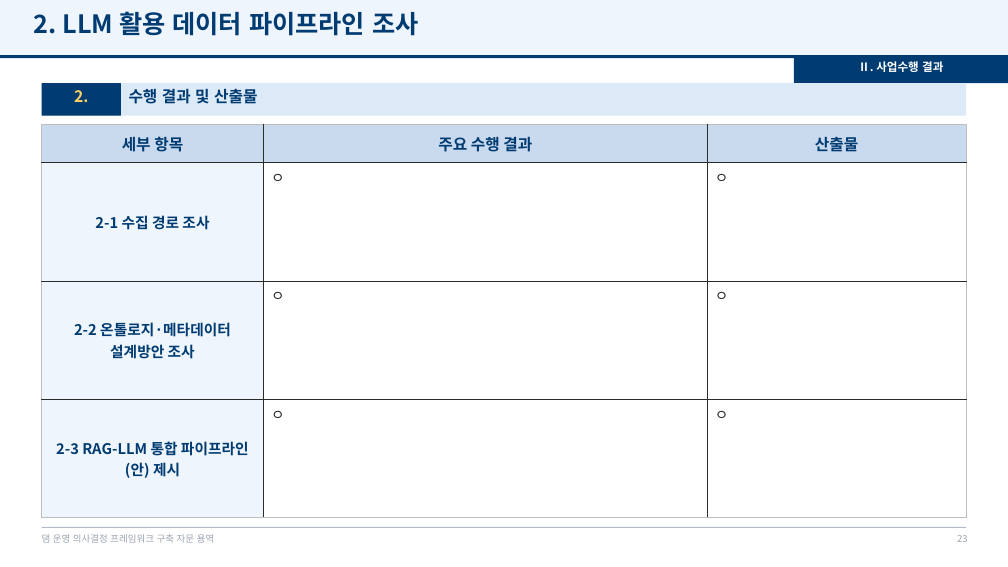
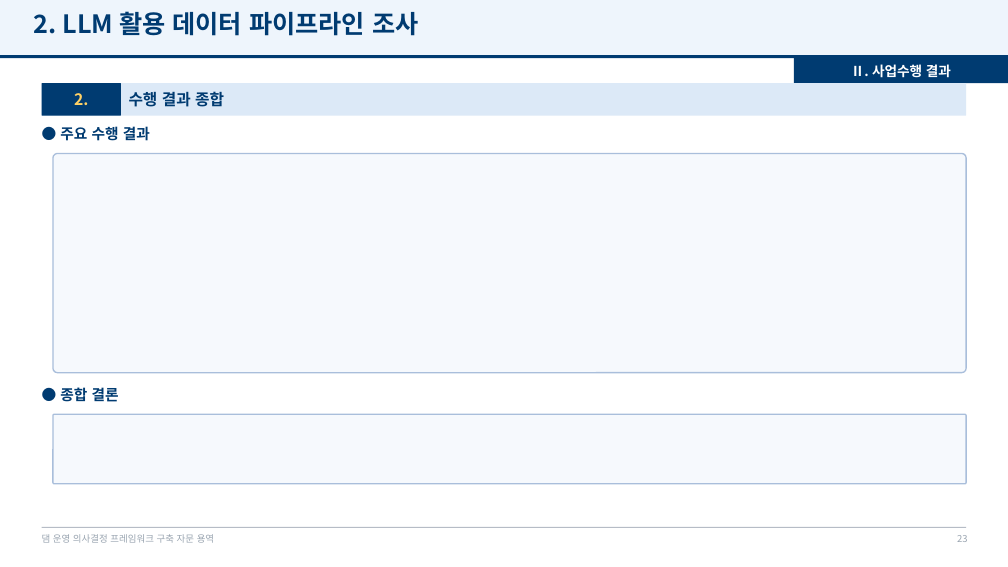
Before and after one commit to mkm1119/KGRAG-LLM, a slide deck: slide 23 of project_khnp/2026.12.09_최종보고회_발표자료_템플릿.pptx. Drawn at 1008x567 pixels with LibreOffice and Linux fonts; fonts in the diff are those of the drawing; background and template pictures are left out. Boxes give left, top, right and bottom in pixels: in the first picture for what was removed or moved away, otherwise in the second. Text is boxed around its words. In the diff, an @@ line names an element or a change of style, - is before the commit and + after.

```diff
--- a/project_khnp/2026.12.09_최종보고회_발표자료_템플릿.pptx
+++ b/project_khnp/2026.12.09_최종보고회_발표자료_템플릿.pptx
@@ text "Ⅱ. 사업수행 결과" at [851, 64, 951, 78]: size 11 to 13 pt; vertical alignment top to middle @@
@@ text "2." at [74, 93, 88, 105]: vertical alignment top to middle @@
@@ text "수행 결과 종합" at [129, 91, 224, 107]: vertical alignment top to middle @@
@@ text at [129, 91, 224, 107]: text changed @@
-수행 결과 및 산출물
+수행 결과 종합
@@ table removed at [42, 125, 966, 518], 4 rows, 3 columns @@
-세부 항목 | 주요 수행 결과 | 산출물
-2-1 수집 경로 조사 | ㅇ | ㅇ
-2-2 온톨로지·메타데이터 설계방안 조사 | ㅇ | ㅇ
-2-3 RAG-LLM 통합 파이프라인(안) 제시 | ㅇ | ㅇ
@@ text added at [60, 126, 150, 141], 14 pt, text #003B71, bold @@
+● 주요 수행 결과
@@ rounded rectangle added at [53, 154, 966, 373], fill #F6F9FD, outline #A9BEDB 1.25 pt @@
@@ text added at [60, 385, 119, 404], 14 pt, text #003B71, bold @@
+● 종합 결론
@@ rounded rectangle added at [53, 414, 966, 484], fill #F6F9FD, outline #A9BEDB 1.25 pt @@
```
Also in this commit, not shown: 34 other slides changed, 1 other file.
